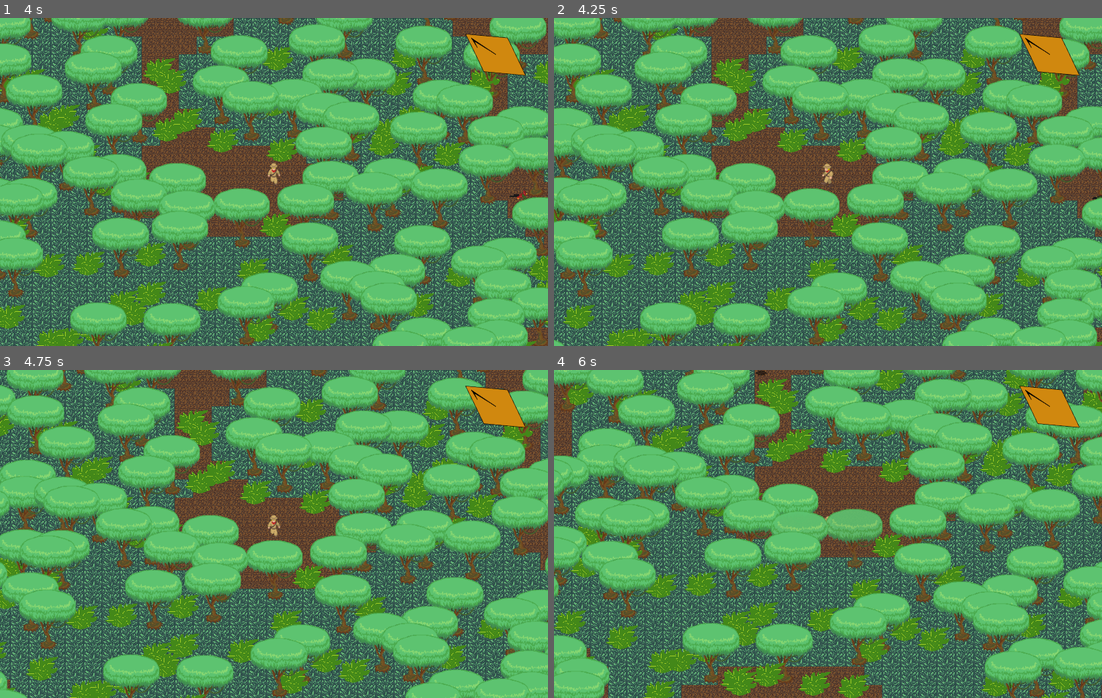
Above: before the commit, frames 1-4 (two rows, left to right).
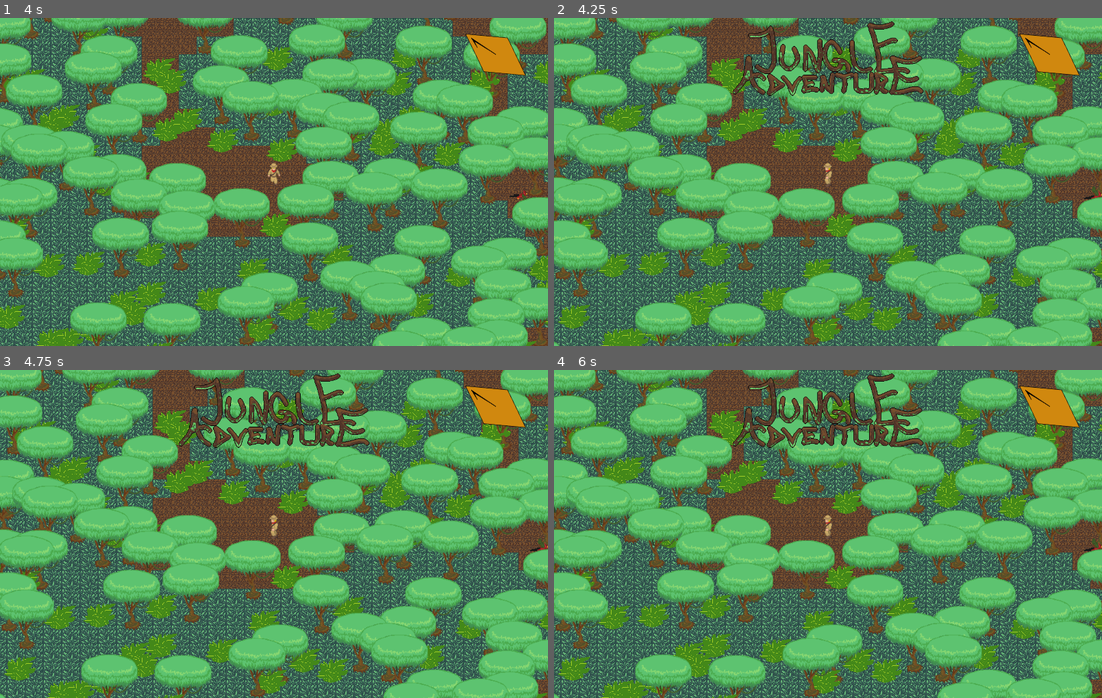
Above: after the commit, the same moments.

Repository: gamkedo-la/Jungle-Adventure
Game: Godot game, scene res://World.tscn
Two runs of this game, one before a commit and one after it. Both use one fixed random seed, a clock stepped at 60 frames per second and the inputs below.
Inputs (mouse positions are in pixels of both pictures, inside the frame that each line leads up to):
- Up to frame 1 (4 s): move the mouse to (394, 165) at 0.52 s; hold Right (ui_right) 0.53-1.28 s; tap C (action) every 0.75 s from 0.6 to 3.6 s; click (394, 165) at 0.67 s; move the mouse to (164, 198) at 1.27 s; hold Down (ui_down) 1.28-2.03 s; move the mouse to (328, 109) at 2.02 s; hold Right (ui_right) 2.03-2.78 s; move the mouse to (246, 247) at 2.77 s; hold Up (ui_up) 2.78-3.53 s; click (246, 247) at 2.92 s; move the mouse to (438, 231) at 3.52 s; hold Left (ui_left) from 3.53 s (still down)
- Up to frame 2 (4.25 s): keep holding Left (ui_left); tap Escape (ui_pause, bound only after the commit) at 4.15 s
- Up to frame 3 (4.75 s): keep holding Left (ui_left); move the mouse to (109, 484) at 4.27 s; tap C (action) at 4.35 s
- Up to frame 4 (6 s): move the mouse to (855, 534) at 5.02 s; release Left (ui_left) at 5.03 s; hold Down (ui_down) 5.03-5.78 s; tap C (action) at 5.1, 5.85 s; click (855, 534) at 5.17 s; move the mouse to (745, 452) at 5.77 s; hold Right (ui_right) from 5.78 s (still down)

Frame 1 is identical in both runs. In frame 2, 42% of the frame differs, in the area x 0-100%, y 0-100%; in frame 3, 63%; in frame 4, 78%.

Commit message:
feat (menu): p, esc, joy_start pause game and bring up main menu which is just a logo for right now

Diff:
--- a/UI/HUD.gd
+++ b/UI/HUD.gd
@@ -15,6 +15,8 @@
 	refresh_margins()
 	#compass_container.rect_min_size.y = compass.
 	#compass.rect_position.x = dimensions.position.x
+
+
 
 func refresh_margins():
 	# HUD Box Positionining
@@ -54,8 +56,3 @@
 func _on_HUD_resized():
 	if dimensions:
 		refresh_margins()
-
-func _on_ColorRect_gui_input(_event):
-
-	$LandmarkContainer/ColorRect.visible = false
-	$LandmarkContainer/burping_clam_icon.visible = true
--- /dev/null
+++ b/UI/MainMenu.tscn
@@ -0,0 +1,35 @@
+[gd_scene load_steps=2 format=2]
+
+[ext_resource path="res://UI/Images/JA_logo_menu.png" type="Texture" id=1]
+
+[node name="MainMenu" type="Control"]
+anchor_left = 0.5
+anchor_top = 0.5
+anchor_right = 0.5
+anchor_bottom = 0.5
+margin_left = -640.0
+margin_top = -384.0
+margin_right = 640.0
+margin_bottom = 384.0
+__meta__ = {
+"_edit_use_anchors_": false
+}
+
+[node name="VBoxContainer" type="VBoxContainer" parent="."]
+anchor_left = 0.5
+anchor_right = 0.5
+anchor_bottom = 1.0
+margin_left = -248.0
+margin_right = 248.0
+__meta__ = {
+"_edit_use_anchors_": false
+}
+
+[node name="HBoxContainer" type="HBoxContainer" parent="VBoxContainer"]
+margin_right = 496.0
+margin_bottom = 224.0
+
+[node name="TextureRect" type="TextureRect" parent="VBoxContainer/HBoxContainer"]
+margin_right = 496.0
+margin_bottom = 224.0
+texture = ExtResource( 1 )
--- /dev/null
+++ b/UI/MenuLayer.gd
@@ -0,0 +1,17 @@
+extends CanvasLayer
+
+onready var main_menu = $MainMenu
+
+
+# Called when the node enters the scene tree for the first time.
+func _ready():
+	pass # Replace with function body.
+
+func _process(_delta):
+	if Input.is_action_just_pressed("ui_pause"):
+		if get_tree().paused == false:
+			get_tree().paused = true
+			main_menu.visible = true
+		else:
+			get_tree().paused = false
+			main_menu.visible = false
--- a/World.tscn
+++ b/World.tscn
@@ -11,6 +11,8 @@
 [ext_resource path="res://Landmarks/burping_clam_icon.png" type="Texture" id=9]
 [ext_resource path="res://Sounds/Music/Jungle Adventure Music.ogg" type="AudioStream" id=10]
 [ext_resource path="res://Sounds/Jungle Ambience Loop.wav" type="AudioStream" id=11]
+[ext_resource path="res://UI/MainMenu.tscn" type="PackedScene" id=12]
+[ext_resource path="res://UI/MenuLayer.gd" type="Script" id=13]
 
 [sub_resource type="ConvexPolygonShape2D" id=1]
 points = PoolVector2Array( 0, 0, 64, 0, 64, 64, 0, 64 )
@@ -385,43 +387,52 @@
 
 [node name="0" type="TextureRect" parent="RoomGenerator/CanvasLayer/HUD/LandmarkContainer"]
 visible = false
-margin_left = 184.0
-margin_right = 257.0
-margin_bottom = 75.0
+margin_left = 547.0
+margin_right = 620.0
+margin_bottom = 65.0
 texture = ExtResource( 9 )
 
 [node name="1" type="ColorRect" parent="RoomGenerator/CanvasLayer/HUD/LandmarkContainer"]
 visible = false
-margin_left = 507.0
-margin_right = 582.0
+margin_left = 585.0
+margin_right = 660.0
 margin_bottom = 75.0
 rect_min_size = Vector2( 75, 75 )
 color = Color( 0, 0, 0, 0.337255 )
 
 [node name="2" type="ColorRect" parent="RoomGenerator/CanvasLayer/HUD/LandmarkContainer"]
 visible = false
-margin_left = 586.0
-margin_right = 661.0
+margin_left = 624.0
+margin_right = 699.0
 margin_bottom = 75.0
 rect_min_size = Vector2( 75, 75 )
 color = Color( 0, 0, 0, 0.337255 )
 
 [node name="3" type="ColorRect" parent="RoomGenerator/CanvasLayer/HUD/LandmarkContainer"]
 visible = false
-margin_left = 665.0
-margin_right = 740.0
+margin_left = 664.0
+margin_right = 739.0
 margin_bottom = 75.0
 rect_min_size = Vector2( 75, 75 )
 color = Color( 0, 0, 0, 0.337255 )
 
 [node name="Ambience" type="AudioStreamPlayer" parent="."]
+pause_mode = 2
 stream = ExtResource( 11 )
 autoplay = true
 
 [node name="Music" type="AudioStreamPlayer" parent="."]
+pause_mode = 2
 stream = ExtResource( 10 )
 volume_db = -12.0
 autoplay = true
+
+[node name="MenuLayer" type="CanvasLayer" parent="."]
+pause_mode = 2
+script = ExtResource( 13 )
+
+[node name="MainMenu" parent="MenuLayer" instance=ExtResource( 12 )]
+visible = false
 [connection signal="resized" from="RoomGenerator/CanvasLayer/HUD" to="RoomGenerator/CanvasLayer/HUD" method="_on_HUD_resized"]
 
 [editable path="RoomGenerator/BranchForRooms/StartingRoom"]
--- a/project.godot
+++ b/project.godot
@@ -80,6 +80,13 @@
 , Object(InputEventKey,"resource_local_to_scene":false,"resource_name":"","device":0,"alt":false,"shift":false,"control":false,"meta":false,"command":false,"pressed":false,"scancode":74,"unicode":0,"echo":false,"script":null)
  ]
 }
+ui_pause={
+"deadzone": 0.5,
+"events": [ Object(InputEventKey,"resource_local_to_scene":false,"resource_name":"","device":0,"alt":false,"shift":false,"control":false,"meta":false,"command":false,"pressed":false,"scancode":16777217,"unicode":0,"echo":false,"script":null)
+, Object(InputEventKey,"resource_local_to_scene":false,"resource_name":"","device":0,"alt":false,"shift":false,"control":false,"meta":false,"command":false,"pressed":false,"scancode":80,"unicode":0,"echo":false,"script":null)
+, Object(InputEventJoypadButton,"resource_local_to_scene":false,"resource_name":"","device":0,"button_index":11,"pressure":0.0,"pressed":false,"script":null)
+ ]
+}
 
 [layer_names]
 
Binary file added: .gdignore/Aseprite/JA_logo_menu.aseprite
Binary file added: UI/Images/JA_logo_menu.png
Not shown, added: UI/Images/JA_logo_menu.png.import
Not shown: 1 places in World.tscn that only renumber resources
